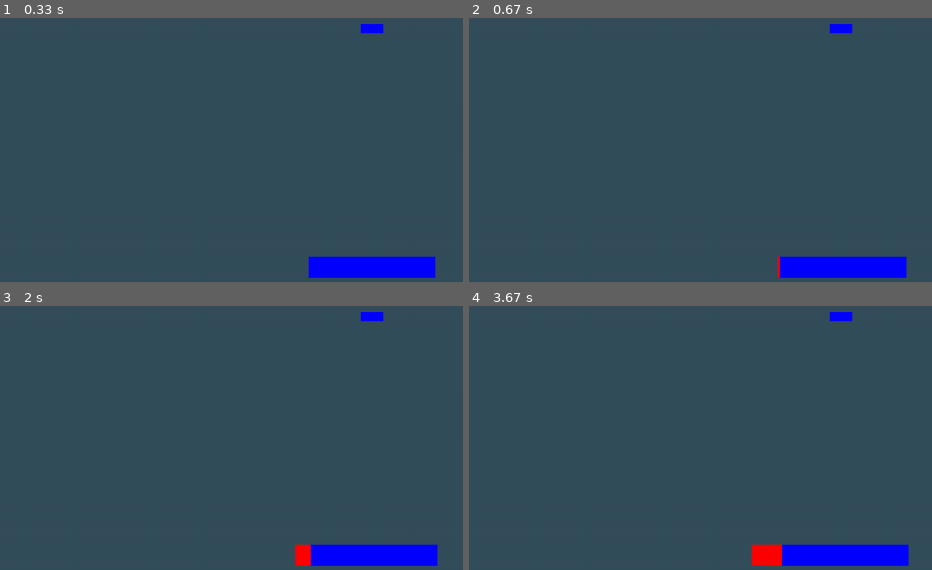
Above: before the commit, frames 1-4 (two rows, left to right).
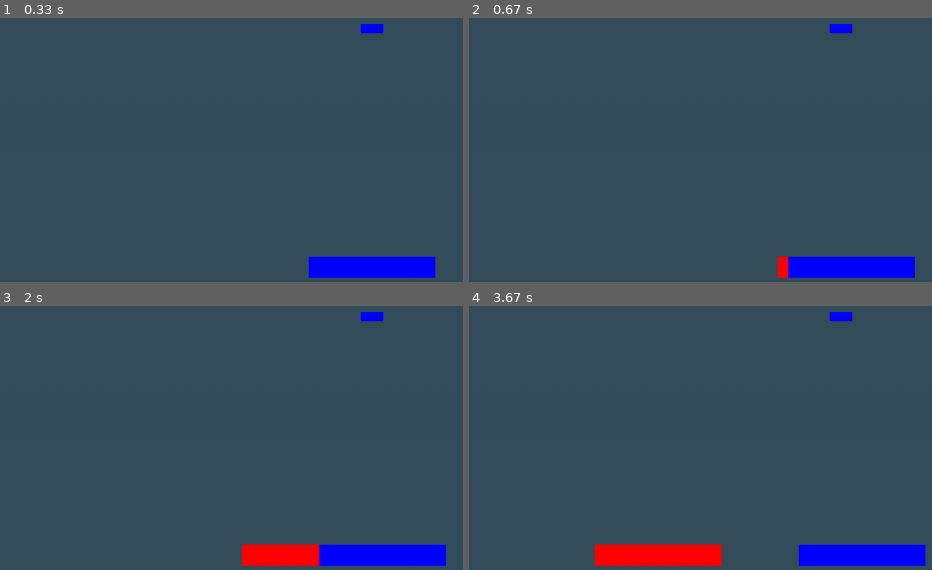
Above: after the commit, the same moments.

Repository: devpersi/breakout-pygame
Game: pygame game, started from source/main.py
The game is run twice, just before and just after one commit, with the same random seed, the same clock (stepped at 60 frames per second) and the same inputs.
Inputs:
- Up to frame 1 (0.33 s): no input
- Up to frame 2 (0.67 s): tap 6 at 0.33 s
- Up to frame 3 (2 s): hold A from 1.67 s (still down)
- Up to frame 4 (3.67 s): release A at 2.2 s; hold A 2.23-2.63 s; hold D 2.67-3.3 s; hold A from 3.33 s (still down); tap 6 at 3.48 s

Frame 1 is identical in both runs. In frame 2, 0.3% of the frame differs, in the area x 66-97%, y 90-99%; in frame 3, 1.3%; in frame 4, 3.5%, in the area x 27-99%, y 90-99%.

Commit message:
speed and friendly fire paddle collision

Diff:
--- a/source/main.py
+++ b/source/main.py
@@ -18,9 +18,11 @@
 
 # Declare paddles
 PADDLE_SIZE: tuple = 180, 30 # '''width, height'''
-RED_PADDLE_COLOUR : tuple = 255, 0, 0 # Red paddles
+RED_PADDLE_COLOUR: tuple = 255, 0, 0 # Red paddles
 BLUE_PADDLE_COLOUR: tuple = 0, 0, 255 # Blue paddles
-PADDLE_HOME_SPAWN_LOCATION : tuple = ((SCREEN_SIZE[0] - PADDLE_SIZE[0])*0.5, SCREEN_SIZE[1]*0.95) # Middle bottom of the screen
+PADLE_SPEED: int = 5
+PADDLE_HOME_SPAWN_LOCATION: tuple = ((SCREEN_SIZE[0] - PADDLE_SIZE[0])*0.5, SCREEN_SIZE[1]*0.95) # Middle bottom of the screen
+FRIENDLY_FIRE: bool = True
 
 # Create paddles
 p1_paddle : pg.rect.Rect = pg.Rect(PADDLE_HOME_SPAWN_LOCATION, PADDLE_SIZE)
@@ -30,6 +32,11 @@
 clock : pg.time.Clock = pg.time.Clock()
 
 while True:
+    # Exit when game is closed
+    for event in pg.event.get():
+        if event.type == pg.QUIT:
+            exit()
+
     # Clear the screen
     screen.fill(SCREEN_BACKGROUND_COLOUR)
 
@@ -43,31 +50,30 @@
     # p1 controls
     keyboard_press = pg.key.get_pressed()
 
-    if keyboard_press[pg.K_a]:
-        p1_paddle.move_ip(-1, 0) # 1 pixel to the left, 0 pixels to the bottom/top
-    elif keyboard_press[pg.K_d]:
-        p1_paddle.move_ip(1, 0) # 1 pixel to the right, 0 pixels to the bottom/top
+    paddles_not_currently_touching: bool = p1_paddle.right < p2_paddle.left and FRIENDLY_FIRE
+
+    if keyboard_press[pg.K_a] and p1_paddle.left > 0:
+        p1_paddle.move_ip(-PADLE_SPEED, 0) # PADLE_SPEED pixels to the left, 0 pixels to the bottom/top
+    elif keyboard_press[pg.K_d] and p1_paddle.right < SCREEN_SIZE[0] and paddles_not_currently_touching:
+        p1_paddle.move_ip(PADLE_SPEED, 0) # PADLE_SPEED pixels to the right, 0 pixels to the bottom/top
     #elif keyboard_press[pg.K_w]:
-    #    red_paddle.move_ip(0, -1) # 0 pixels to the right/left, 1 pixels to the top
+    #    red_paddle.move_ip(0, -1) # 0 pixels to the right/left, 1 pixel to the top
     #elif keyboard_press[pg.K_s]:
-    #    red_paddle.move_ip(0, 1) # 0 pixel to the left/right, 1 pixels to the bottom
+    #    red_paddle.move_ip(0, 1) # 0 pixel to the left/right, 1 pixel to the bottom
 
     coop = True
     if coop:
         # p2 controls
         keyboard_press = pg.key.get_pressed()
-        if keyboard_press[pg.K_KP4]:
-            p2_paddle.move_ip(-1, 0) # 1 pixel to the left, 0 pixels to the bottom/top
-        elif keyboard_press[pg.K_KP6]:
-            p2_paddle.move_ip(1, 0) # 1 pixel to the right, 0 pixels to the bottom/top
+        if keyboard_press[pg.K_KP4] and p2_paddle.left > 0 and paddles_not_currently_touching:
+            p2_paddle.move_ip(-PADLE_SPEED, 0) # PADLE_SPEED pixels, 0 pixels to the bottom/top
+        elif keyboard_press[pg.K_KP6] and p2_paddle.right < SCREEN_SIZE[0]:
+            p2_paddle.move_ip(PADLE_SPEED, 0) # PADLE_SPEED pixels, 0 pixels to the bottom/top
         #elif keyboard_press[pg.K_w]:
-        #    red_paddle.move_ip(0, -1) # 0 pixels to the right/left, 1 pixels to the top
+        #    red_paddle.move_ip(0, -1) # 0 pixels to the right/left, 1 pixel to the top
         #elif keyboard_press[pg.K_s]:
-        #    red_paddle.move_ip(0, 1) # 0 pixel to the left/right, 1 pixels to the bottom
+        #    red_paddle.move_ip(0, 1) # 0 pixel to the left/right, 1 pixel to the bottom
 
-    for event in pg.event.get():
-        if event.type == pg.QUIT:
-            exit()
 
     pg.display.update()
     clock.tick(FPS)
